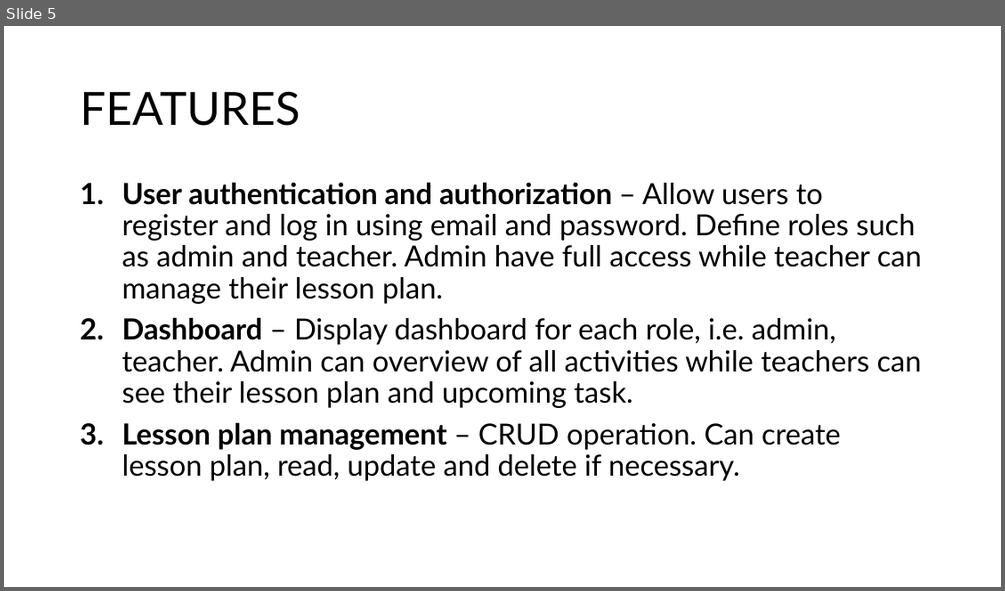
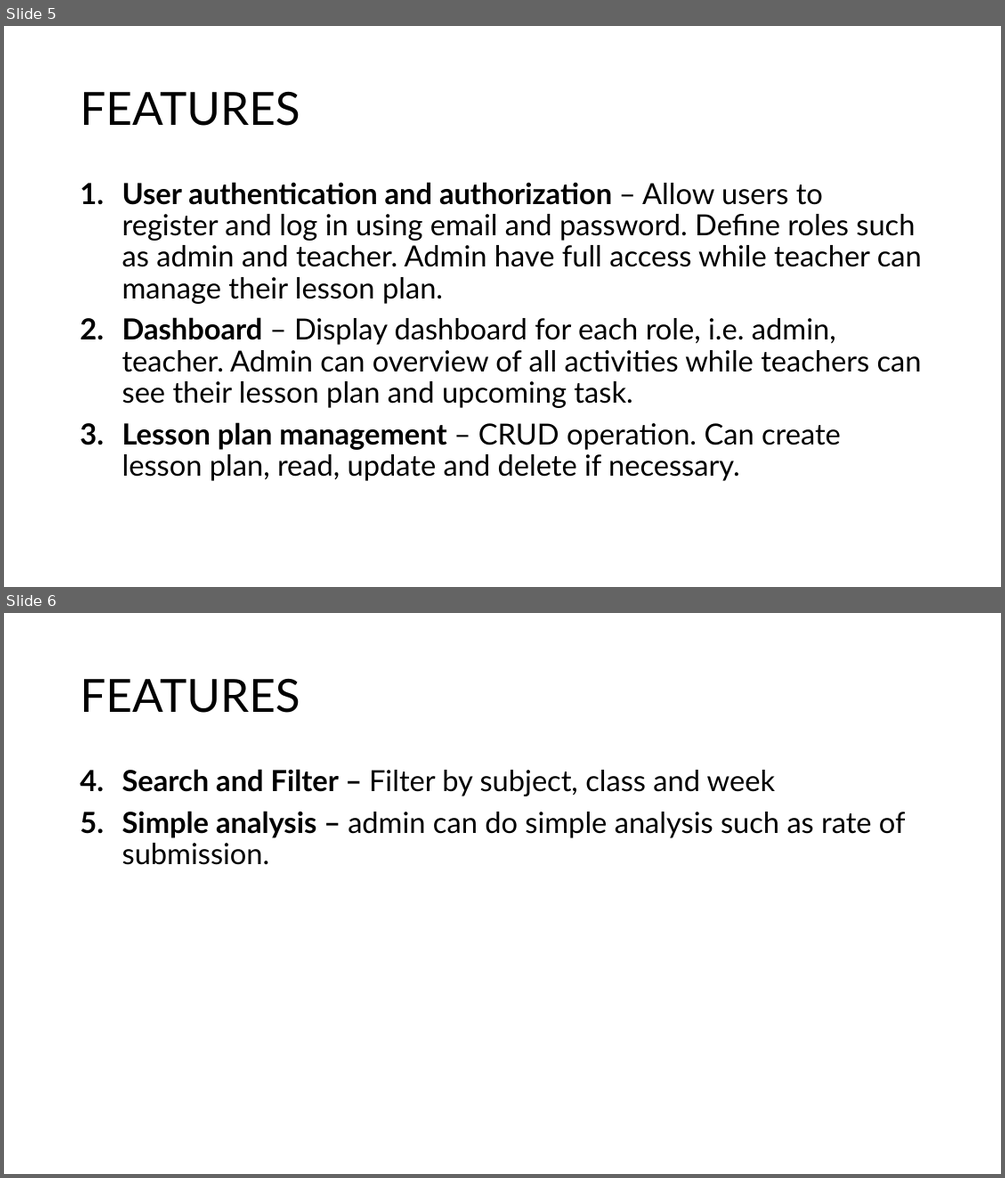
Before and after one commit to hafiz89ali/adnexio-sec-may-final-project, a slide deck: FP Plan.pptx. Shown one above the other, each under a label of ours: slide 5 before the commit, slides 5 and 6 after it. The pictures are 1005x591 and 1005x1178 pixels, drawn with LibreOffice and Linux fonts; fonts in the diff are those of the drawing. Boxes give left, top, right and bottom in pixels: in the first picture for what was removed or moved away, otherwise in the second. Text is boxed around its words. In the diff, an @@ line names an element or a change of style, - is before the commit and + after.

```diff
--- a/FP Plan.pptx
+++ b/FP Plan.pptx
@@ slide 6 added at bbox=[4, 613, 1001, 1174], background #FFFFFF @@
@@ title added at bbox=[80, 678, 299, 713], 44 pt, text #000000 @@
+FEATURES
@@ text added at bbox=[122, 769, 906, 865], 28 pt, text #000000 @@
+4. Search and Filter – Filter by subject, class and week
+5. Simple analysis – admin can do simple analysis such as rate of submission.
```
Also in this commit, not shown: 1 slide changed, 8 other files.
